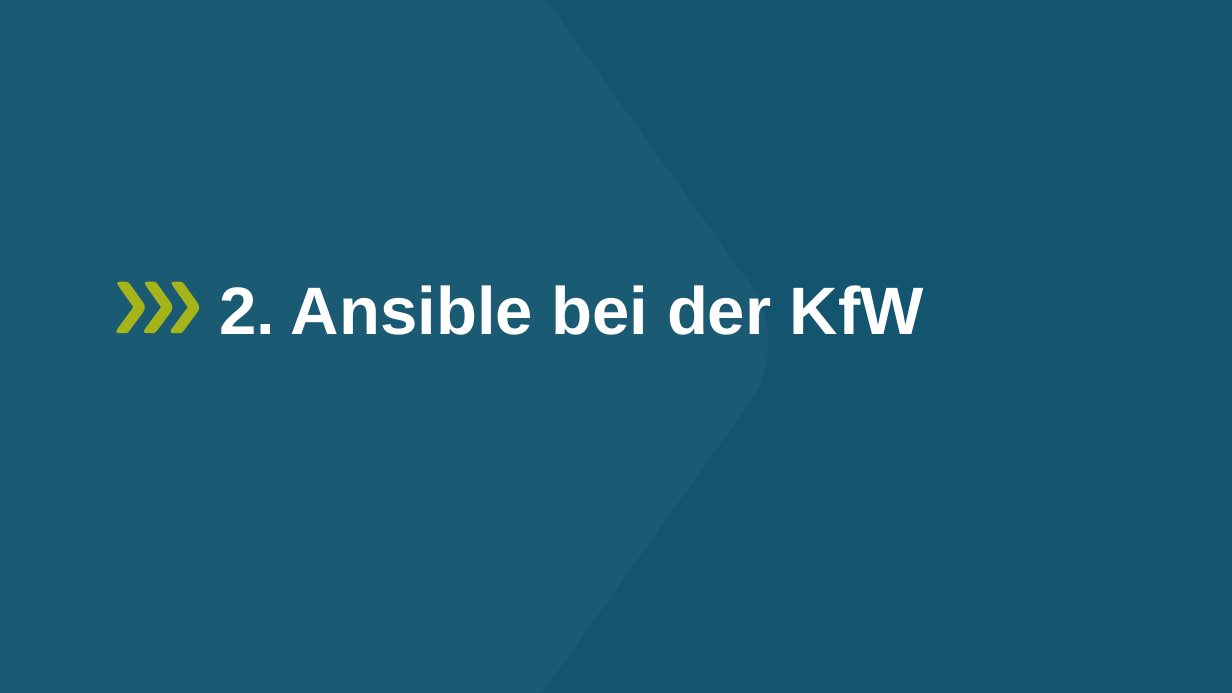
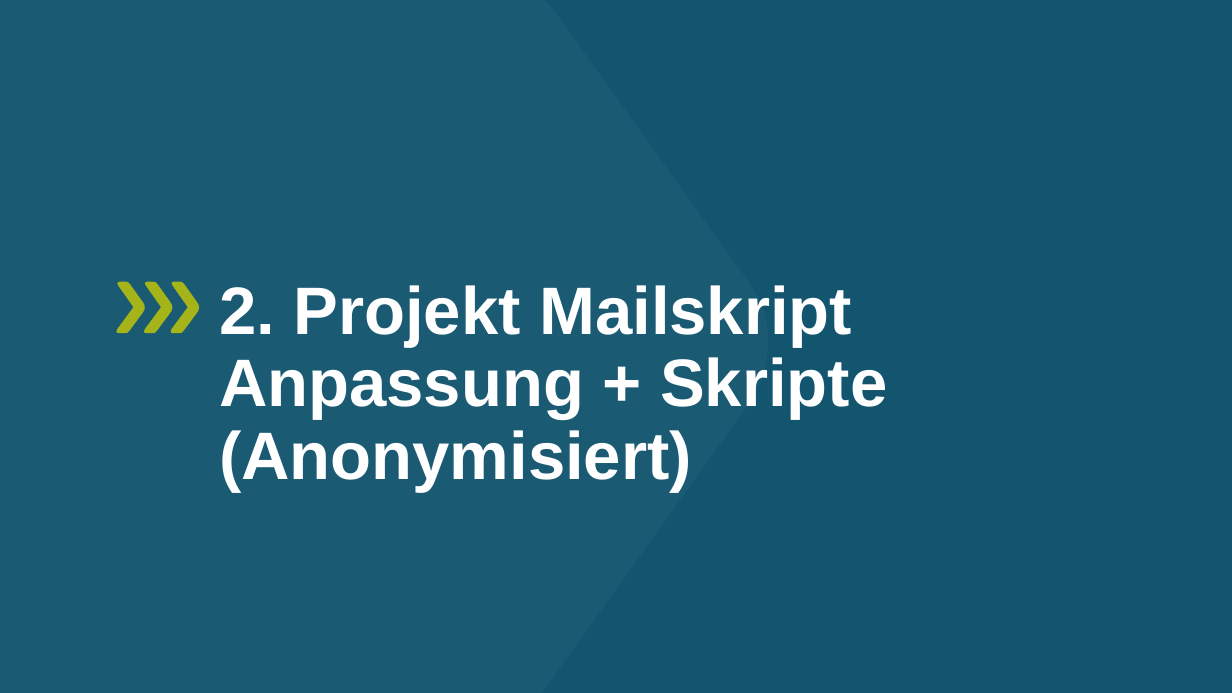
Before and after one commit to comboomPunkTsucht/OSZIMT-repo-ITA12_aps, a slide deck: slide 6 of Drites AusbildungsJahr/Ansible-ITA12-Aps,Fabian-KfW.pptx (slide 8 before the commit). Drawn at 1232x693 pixels with LibreOffice and Linux fonts; fonts in the diff are those of the drawing. Boxes give left, top, right and bottom in pixels: in the first picture for what was removed or moved away, otherwise in the second. Text is boxed around its words. In the diff, an @@ line names an element or a change of style, - is before the commit and + after.

```diff
--- a/Drites AusbildungsJahr/Ansible-ITA12-Aps,Fabian-KfW.pptx
+++ b/Drites AusbildungsJahr/Ansible-ITA12-Aps,Fabian-KfW.pptx
@@ title at [219,285,887,491]: text changed @@
-2. Ansible bei der KfW
+2. Projekt Mailskript Anpassung + Skripte (Anonymisiert)
```
Also in this commit, not shown: 25 other slides changed, 5 slides removed, 1 other file.
